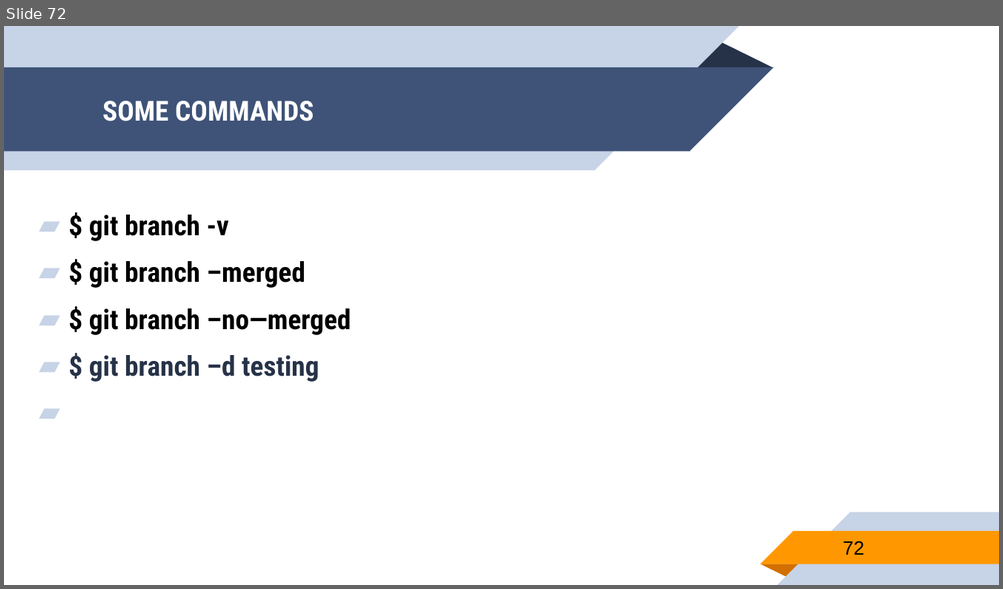
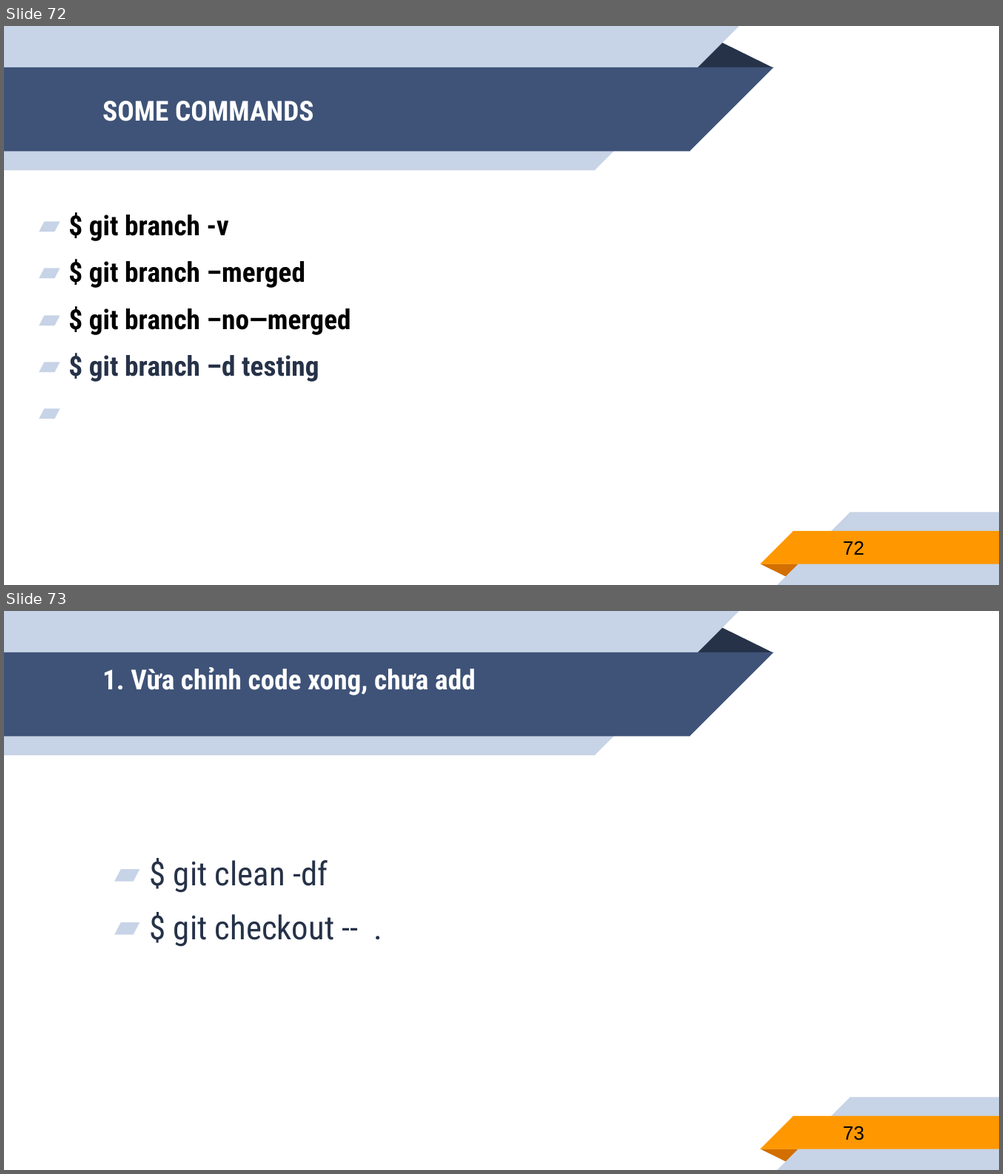
Before and after one commit to nguyentrongtiencntt/GIT, a slide deck: GIT.pptx. Shown one above the other, each under a label of ours: slide 72 before the commit, slides 72 and 73 after it. The pictures are 1003x589 and 1003x1174 pixels, drawn with LibreOffice and Linux fonts; fonts in the diff are those of the drawing. Boxes give left, top, right and bottom in pixels: in the first picture for what was removed or moved away, otherwise in the second. Text is boxed around its words. In the diff, an @@ line names an element or a change of style, - is before the commit and + after.

```diff
--- a/GIT.pptx
+++ b/GIT.pptx
@@ slide 73 added at (4, 611, 999, 1170), background #FFFFFF; not listed: 10 template elements that a slide beside it also shows @@
@@ title added at (102, 667, 475, 695), 20 pt, text #FFFFFF, bold @@
+1. Vừa chỉnh code xong, chưa add
@@ text added at (173, 860, 334, 947), 24 pt, text #263248 @@
+▰ $ git clean -df
+▰ $ git checkout -- .
@@ page number added at (842, 1126, 864, 1141), 14 pt, text #000000 @@
+73
```
Also in this commit, not shown: 1 slide changed, 3 other slides added.
